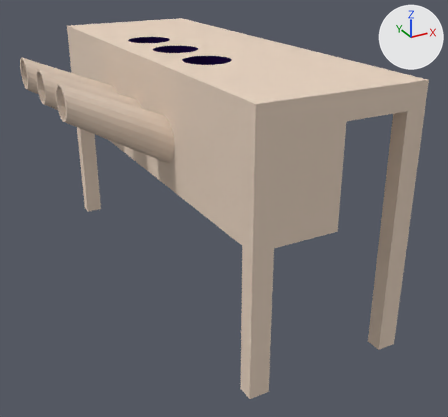
An edit to the Blender file BallSorterTossingVR/Assets/Objects/table.blend, drawn before and after from the same camera.
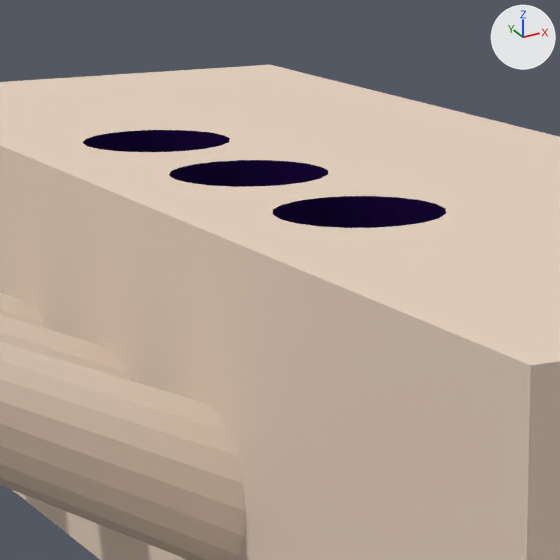
There are two pictures of each version: one whole from a 50 mm camera at (-1.45, -2.54, 1.56) aimed at (-0.16, -0.19, 0.38), one close up on the part from 23% to 59% of the width and 0% to 38% of the height. Arrows for +X, +Y and +Z are at upper right; the lights stay in place.

The first close-up shows 'Table'.
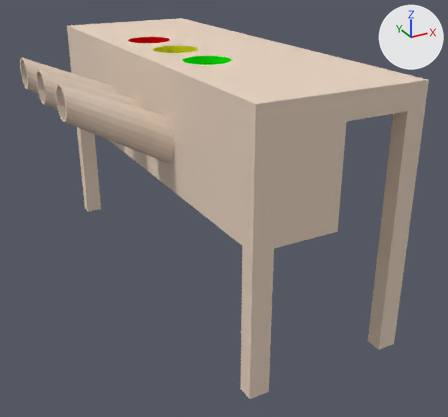
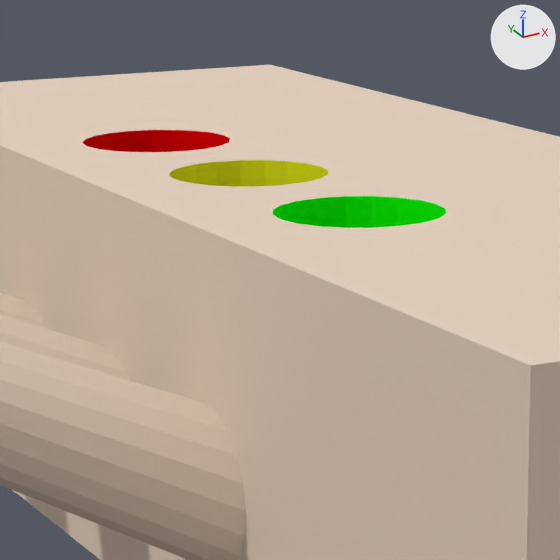
What changed in the scene script:
```text
Change mat_hole:
    mat_hole.base_color: (0.012, 0.00311, 0.0495) -> (0.0061, 1.0, 0.00169)  # dark purple #1d0a3f -> green #12ff06
Add mat_mid:
    mat_mid = diffuse_material('mid')
    mat_mid.base_color = (0.772, 0.8, 0.0124)  # yellow #e4e71d
Add mat_hard:
    mat_hard = diffuse_material('hard')
    mat_hard.base_color = (0.8, 0.0, 0.0016)  # red #e70005
Change me_cube:
    where me_cube.from_pydata(...)  # 411 vertices, 290 faces; spans x -0.9..0.2, y -1.0..1.0, z 0.0..1.1
    used by ob_table; location = (0.0, 0.0, 0.0)
    me_cube part 1: all 21 faces centred in x -0.4..-0.2, y -0.1..0.1, z 0.8..0.95 switch from mat_hole (dark purple #1d0a3f) to mat_mid (yellow #e3e71d)
    me_cube part 2: all 21 faces centred in x -0.4..-0.2, y 0.2..0.4, z 0.8..0.95 switch from mat_hole (dark purple #1d0a3f) to mat_hard (red #e70005)
```

Changed parts and their boxes (x1, y1, x2, y2) in the close-ups (560 x 560 px):
'Table', recoloured: (80, 127, 449, 231) in both
part 1 of me_cube, recoloured: (169, 160, 328, 187) in both
part 2 of me_cube, recoloured: (83, 130, 230, 152) in both
